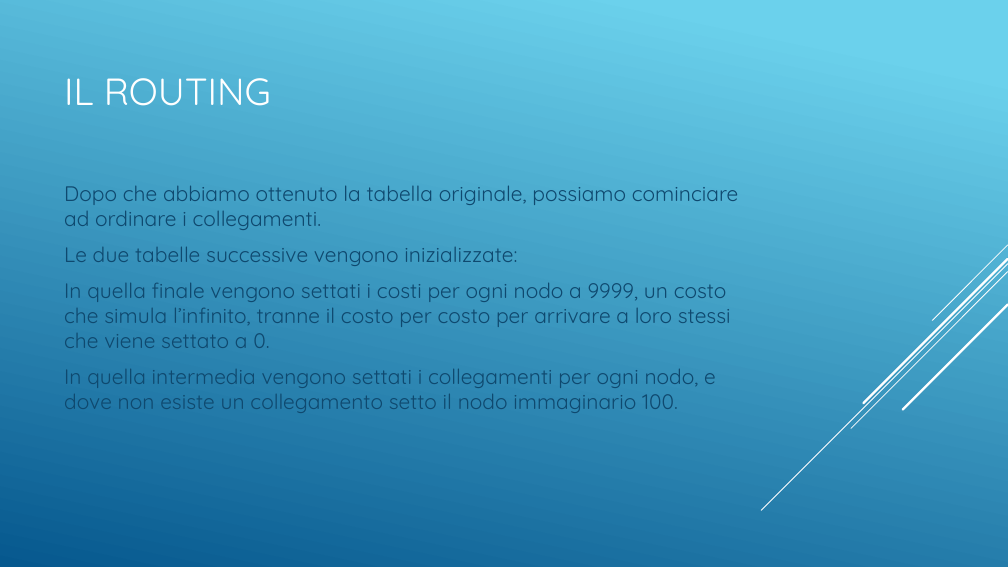
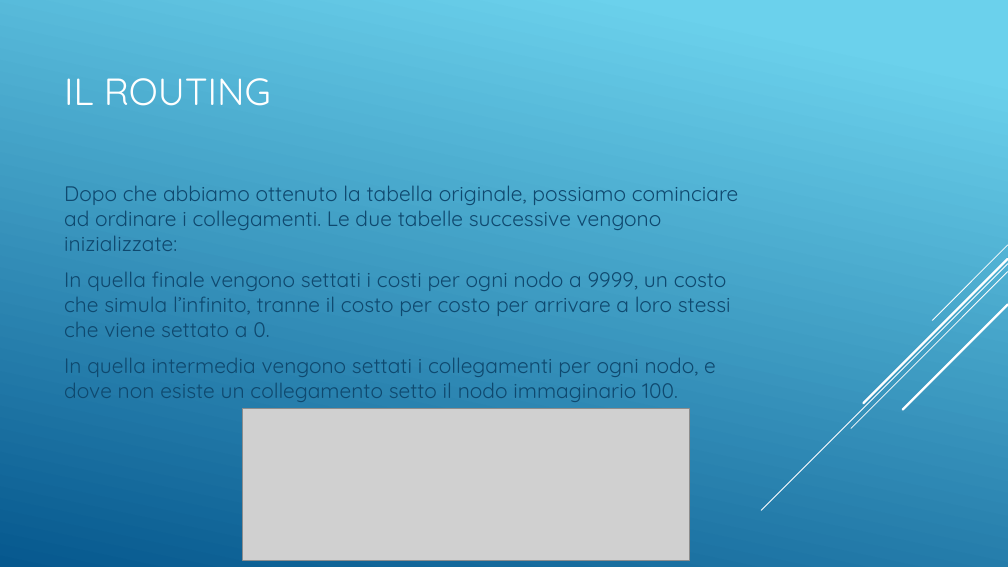
Before and after one commit to Bubuz123/Progetto-sistemi, a slide deck: slide 5 of Presentazione.pptx. Drawn at 1008x567 pixels with LibreOffice and Linux fonts; fonts in the diff are those of the drawing; grey boxes stand for pictures. Boxes give left, top, right and bottom in pixels: in the first picture for what was removed or moved away, otherwise in the second. Text is boxed around its words. In the diff, an @@ line names an element or a change of style, - is before the commit and + after.

```diff
--- a/Presentazione.pptx
+++ b/Presentazione.pptx
@@ text at box(64, 186, 738, 251): text changed @@
-Dopo che abbiamo ottenuto la tabella originale, possiamo cominciare ad ordinare i collegamenti.
-Le due tabelle successive vengono inizializzate:
+Dopo che abbiamo ottenuto la tabella originale, possiamo cominciare ad ordinare i collegamenti. Le due tabelle successive vengono inizializzate:
@@ picture added at box(243, 408, 689, 560) @@
```
Also in this commit, not shown: 1 other slide changed, 4 slides added, 2 slides removed, 2 other files.
